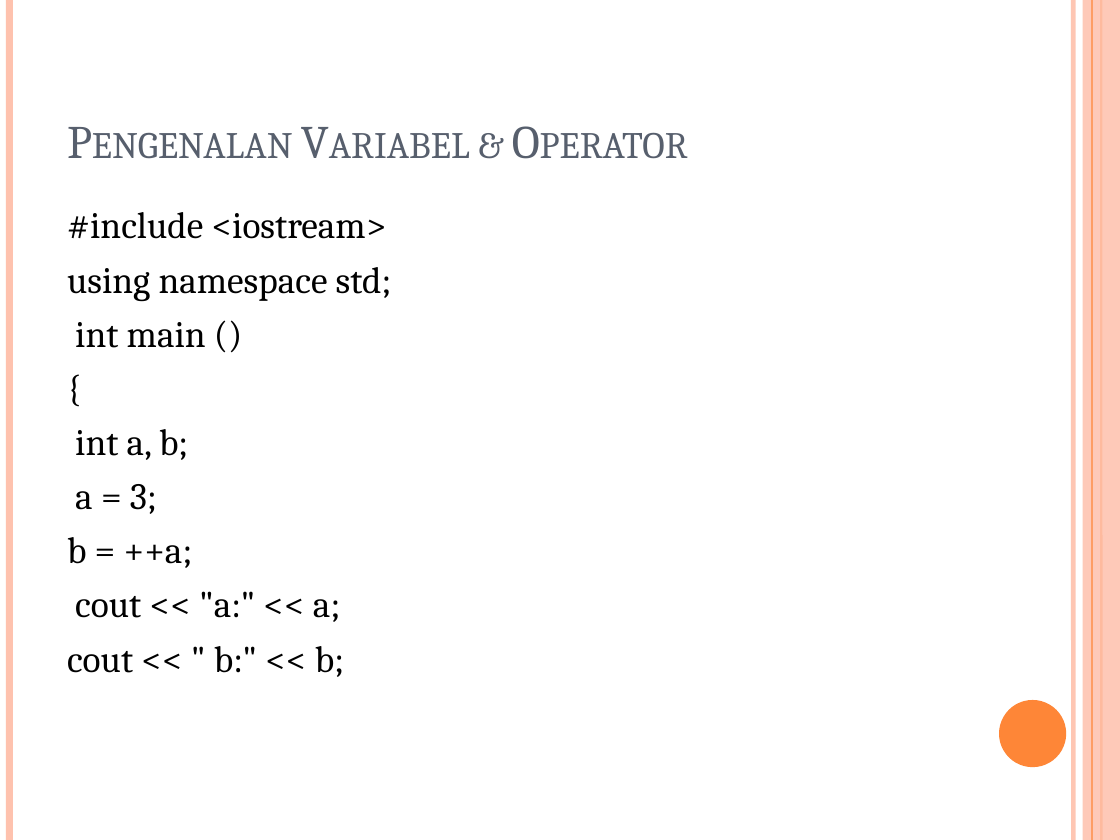
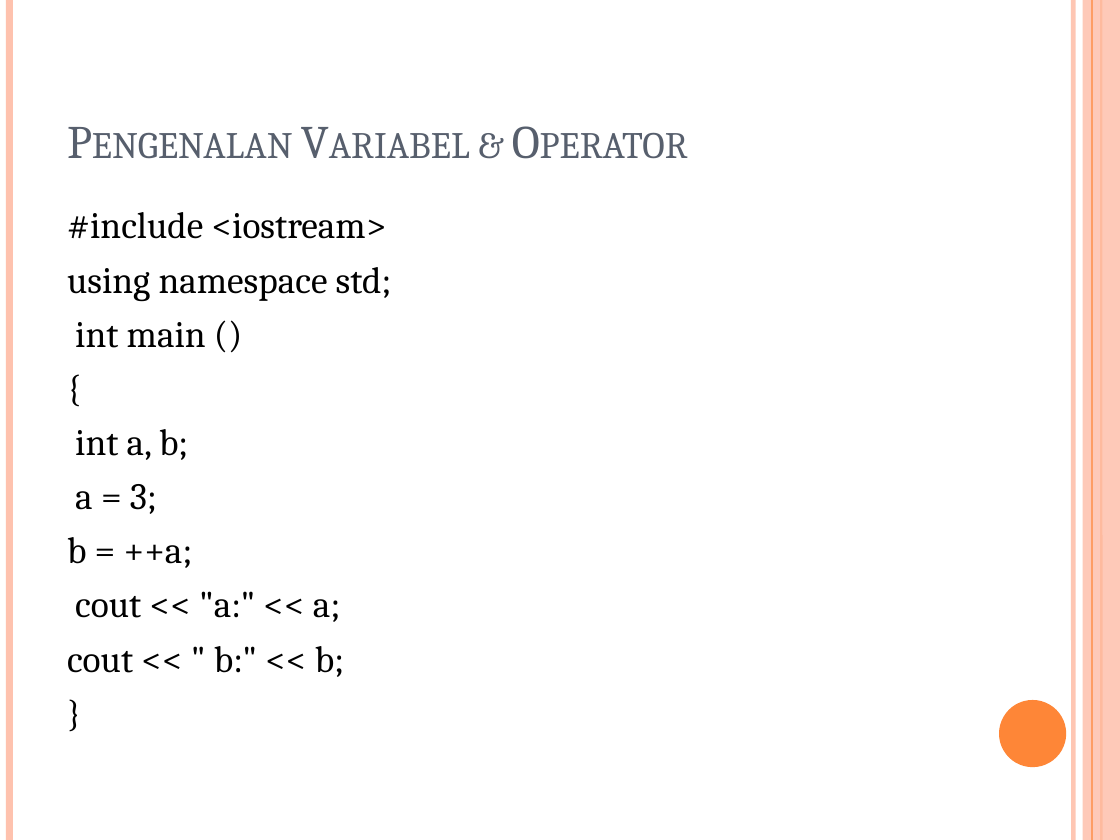
Before and after one commit to tandasanyu/Binus_CPP_2023, a slide deck: slide 16 of Pertemuan1/Pengenalan C++_Pertemuan1_02-09-2023.pptx (slide 10 before the commit). Drawn at 1120x840 pixels with LibreOffice and Linux fonts; fonts in the diff are those of the drawing. Boxes give left, top, right and bottom in pixels: in the first picture for what was removed or moved away, otherwise in the second. Text is boxed around its words. In the diff, an @@ line names an element or a change of style, - is before the commit and + after.

Commit message:
Update Pengenalan C++_Pertemuan1_02-09-2023.pptx
Update PPT

```diff
--- a/Pertemuan1/Pengenalan C++_Pertemuan1_02-09-2023.pptx
+++ b/Pertemuan1/Pengenalan C++_Pertemuan1_02-09-2023.pptx
@@ text at <box>67,212,392,677</box>: paragraph added @@
+}
```
Also in this commit, not shown: 8 other slides changed, 9 slides added.
